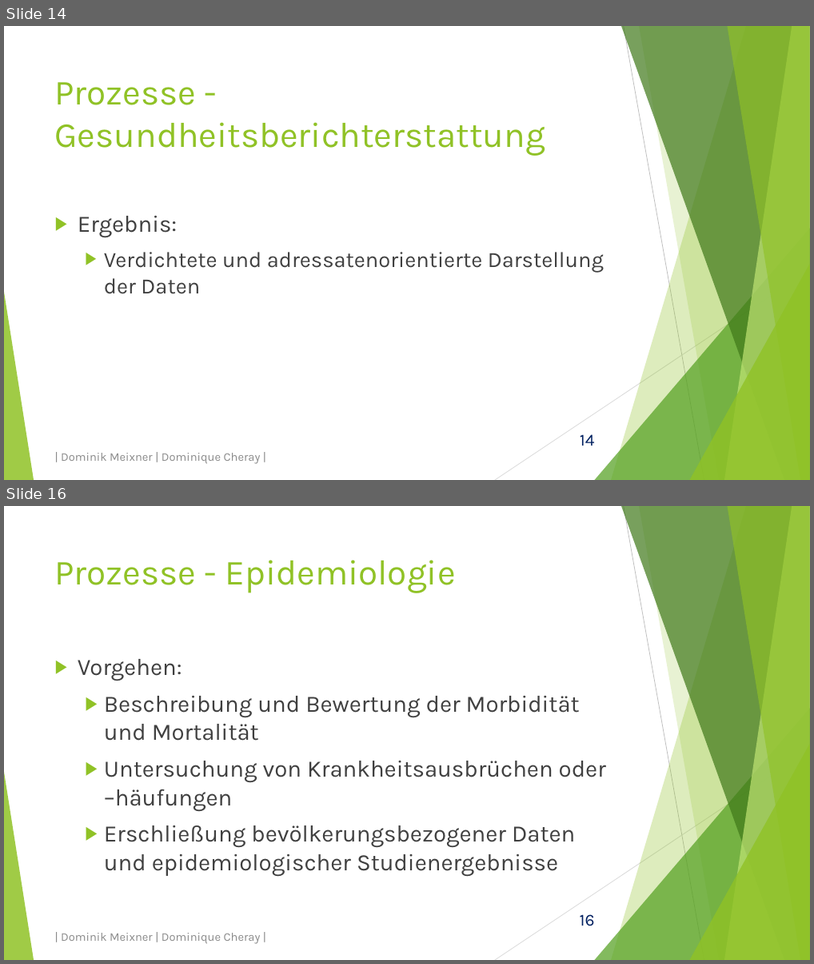
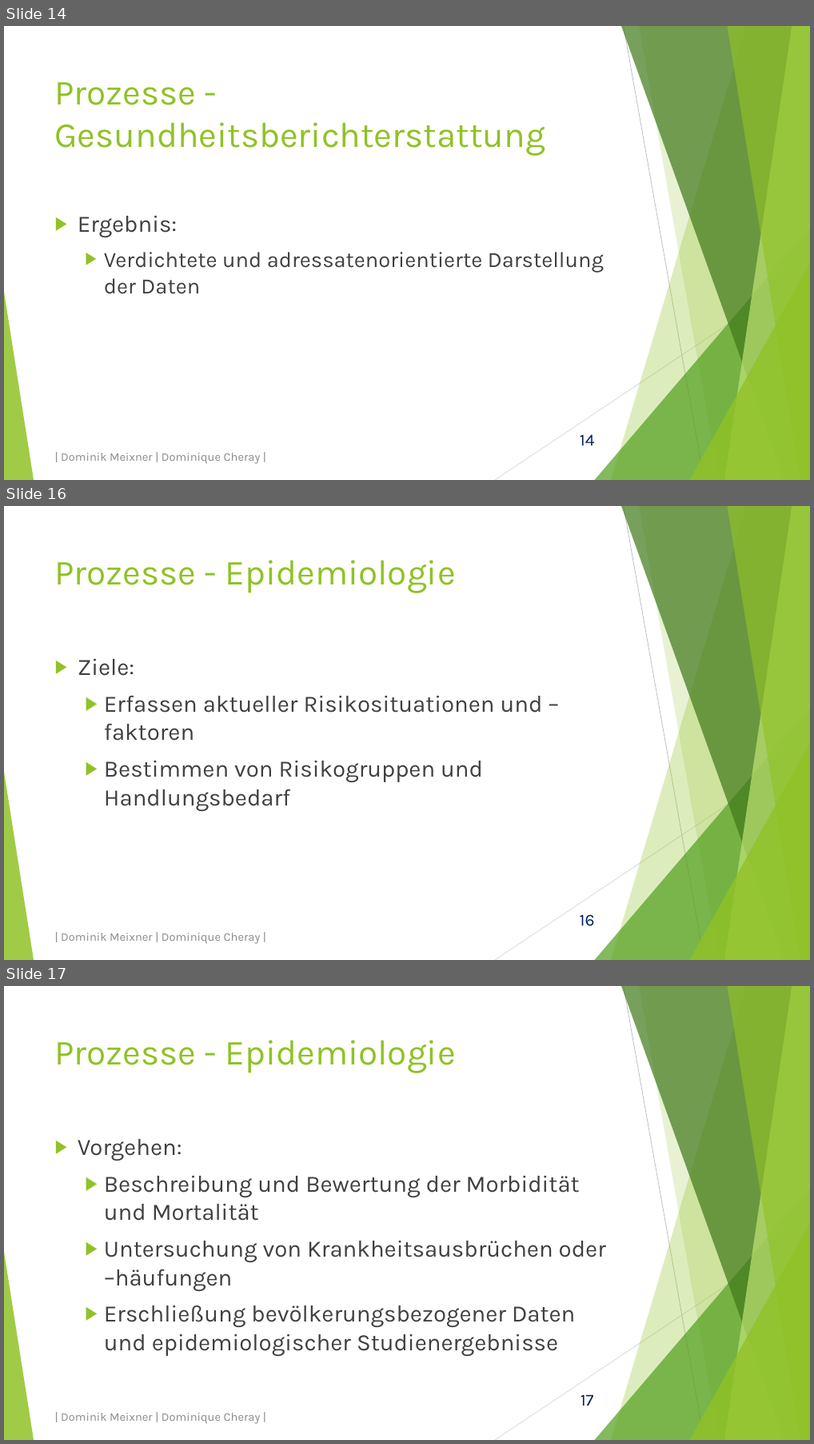
Before and after one commit to domeix/BlaBla, a slide deck: GesundheitsamtPraes.pptx. Shown one above the other, each under a label of ours: slides 14 and 16 before the commit, slides 14, 16 and 17 after it; the slides between them are not shown. The pictures are 814x964 and 814x1444 pixels, drawn with LibreOffice and Linux fonts; fonts in the diff are those of the drawing. Boxes give left, top, right and bottom in pixels: in the first picture for what was removed or moved away, otherwise in the second. Text is boxed around its words. In the diff, an @@ line names an element or a change of style, - is before the commit and + after.

```diff
--- a/GesundheitsamtPraes.pptx
+++ b/GesundheitsamtPraes.pptx
@@ slide 16 added at (4, 506, 810, 960), background #FFFFFF; not listed: 11 template elements that a slide beside it also shows @@
@@ title added at (55, 560, 456, 593), 42 pt, text #90C226 @@
+Prozesse - Epidemiologie
@@ text added at (78, 659, 543, 811), 28 pt, text #404040 @@
+▶ Ziele:
+  ▶ Erfassen aktueller Risikosituationen und –faktoren
+  ▶ Bestimmen von Risikogruppen und Handlungsbedarf
@@ text added at (61, 932, 261, 944), 14 pt, text #8C8C8C @@
+| Dominik Meixner | Dominique Cheray |
@@ what was slide 16 is now slide 17 @@
@@ page number at (581, 1394, 594, 1405): text changed @@
-16
+17
```
Also in this commit, not shown: 9 slides changed, 1 other slide added.
